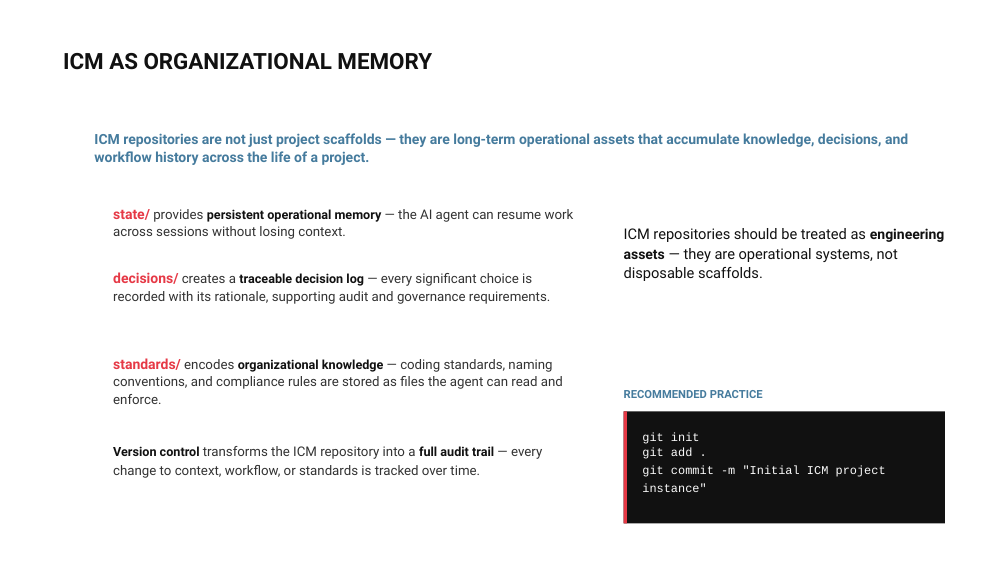
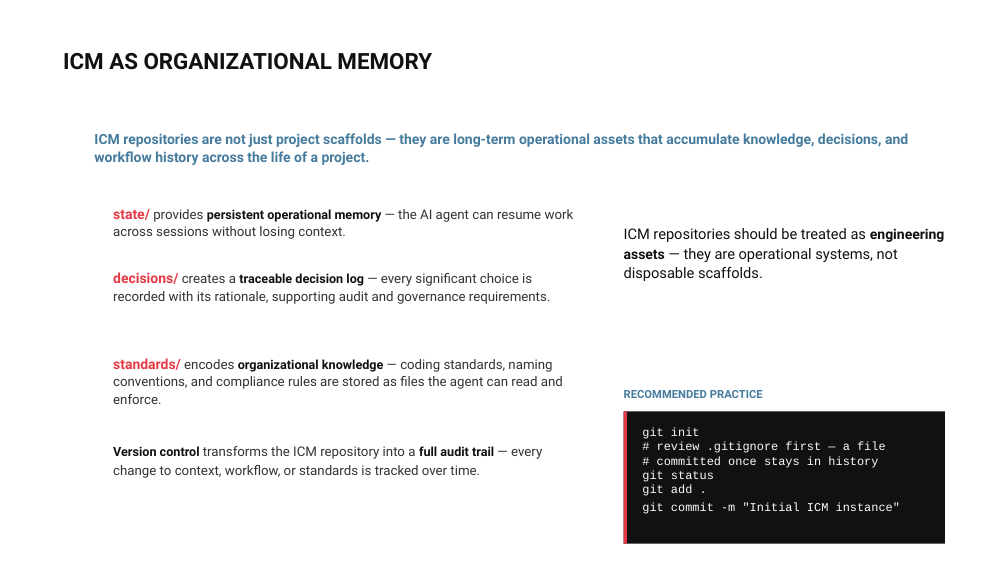
Before and after one commit to NathanForster/ICM, a slide deck: slide 11 of Interpretable_Context_Methodology_(ICM).pptx. Drawn at 1008x567 pixels with LibreOffice and Linux fonts; fonts in the diff are those of the drawing; background and template pictures are left out. Boxes give left, top, right and bottom in pixels: in the first picture for what was removed or moved away, otherwise in the second. Text is boxed around its words. In the diff, an @@ line names an element or a change of style, - is before the commit and + after.

```diff
--- a/Interpretable_Context_Methodology_(ICM).pptx
+++ b/Interpretable_Context_Methodology_(ICM).pptx
@@ rectangle: place and size @@
-rectangle at [624, 411, 946, 523]
+rectangle at [624, 411, 946, 543]
@@ rectangle: place and size @@
-rectangle at [624, 411, 627, 523]
+rectangle at [624, 411, 627, 543]
@@ text at [642, 428, 900, 514]: text changed @@
-git init
-git add .
-git commit -m "Initial ICM project instance"
+git init
+# review .gitignore first — a file
+# committed once stays in history
+git status
+git add .
+git commit -m "Initial ICM instance"
```
Also in this commit, not shown: 1 other slide changed, 2 other files.
